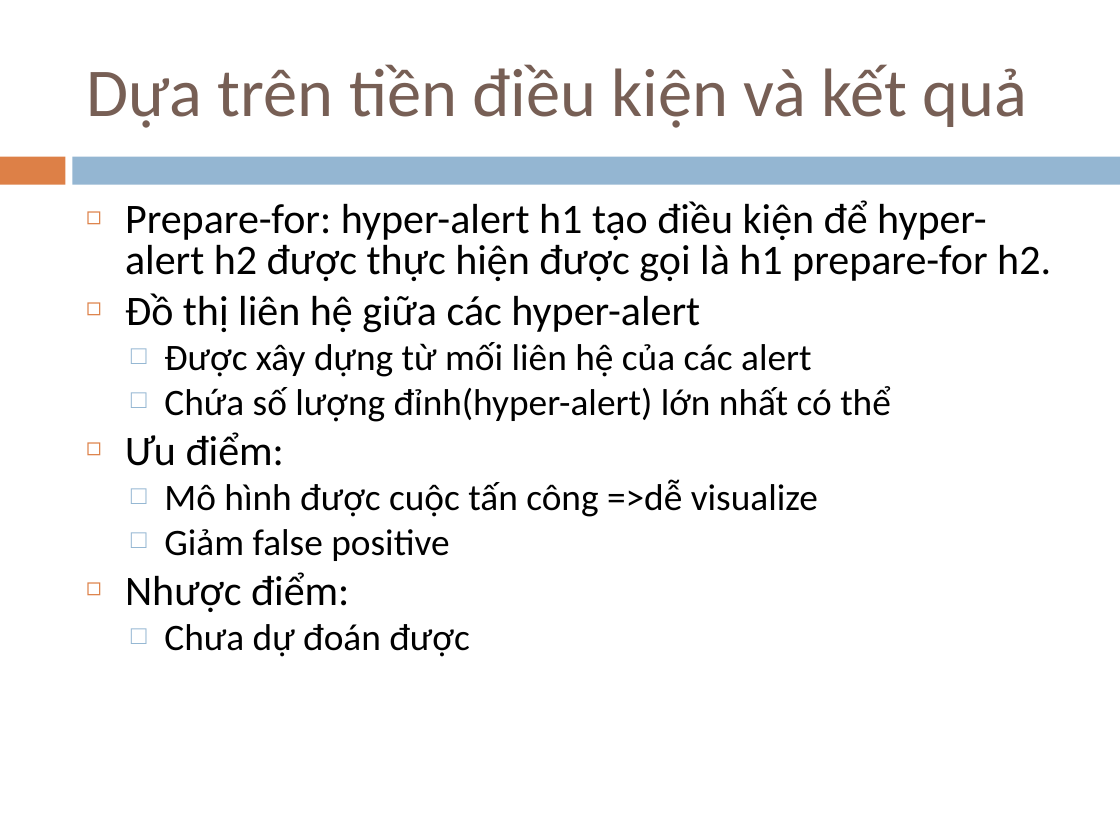
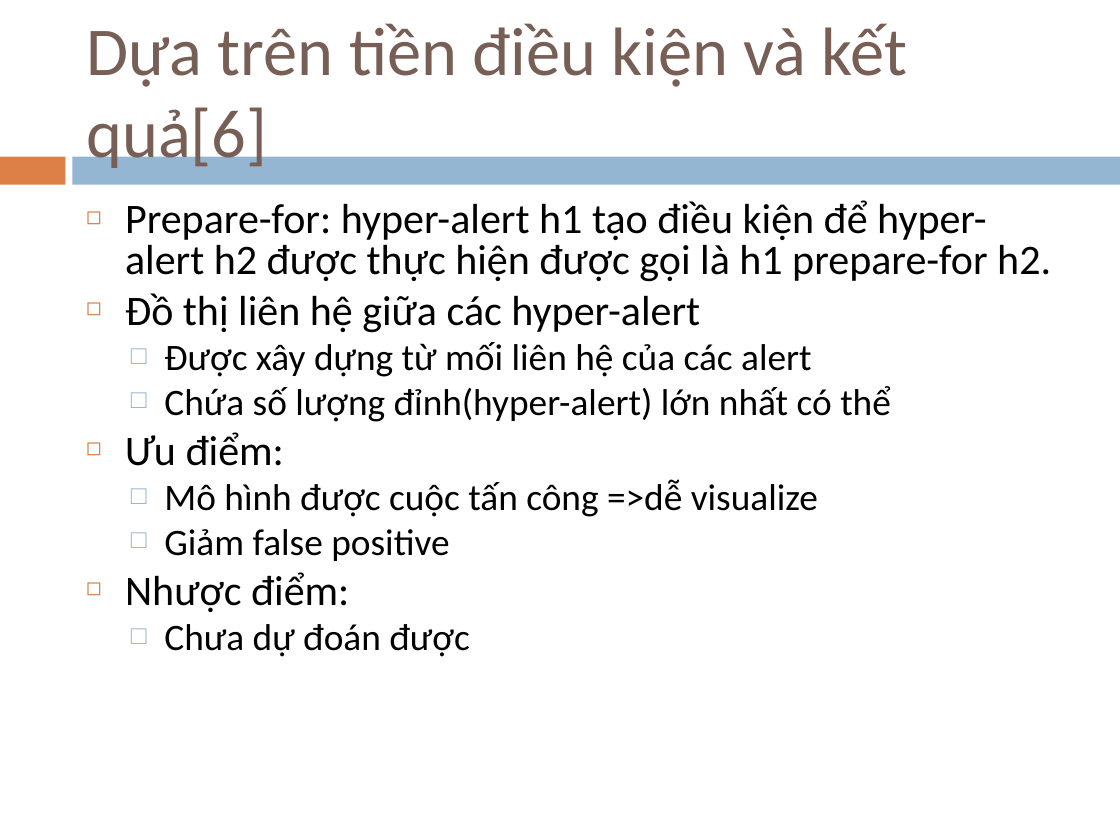
Before and after one commit to zedster27/secviz, a slide deck: slide 54 of Slides/DAMH1.ppt. Drawn at 1120x840 pixels with LibreOffice and Linux fonts; fonts in the diff are those of the drawing. Boxes give left, top, right and bottom in pixels: in the first picture for what was removed or moved away, otherwise in the second. Text is boxed around its words. In the diff, an @@ line names an element or a change of style, - is before the commit and + after.

Commit message:
MODIFY \trunk\Slides\DAMH1.ppt Slides 49-55,75 Unknown error. Add references again!

```diff
--- a/Slides/DAMH1.ppt
+++ b/Slides/DAMH1.ppt
@@ title at bbox=[86, 23, 908, 173]: text changed @@
-Dựa trên tiền điều kiện và kết quả
+Dựa trên tiền điều kiện và kết quả[6]
```
Also in this commit, not shown: 7 other slides changed.
